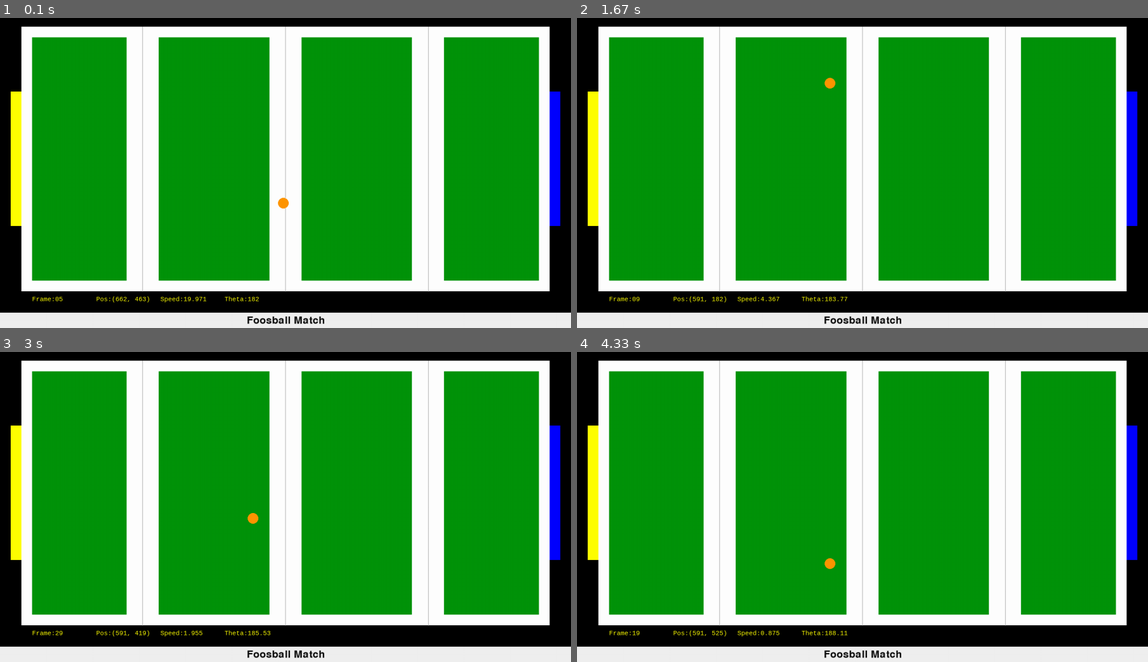
Above: before the commit, frames 1-4 (two rows, left to right).
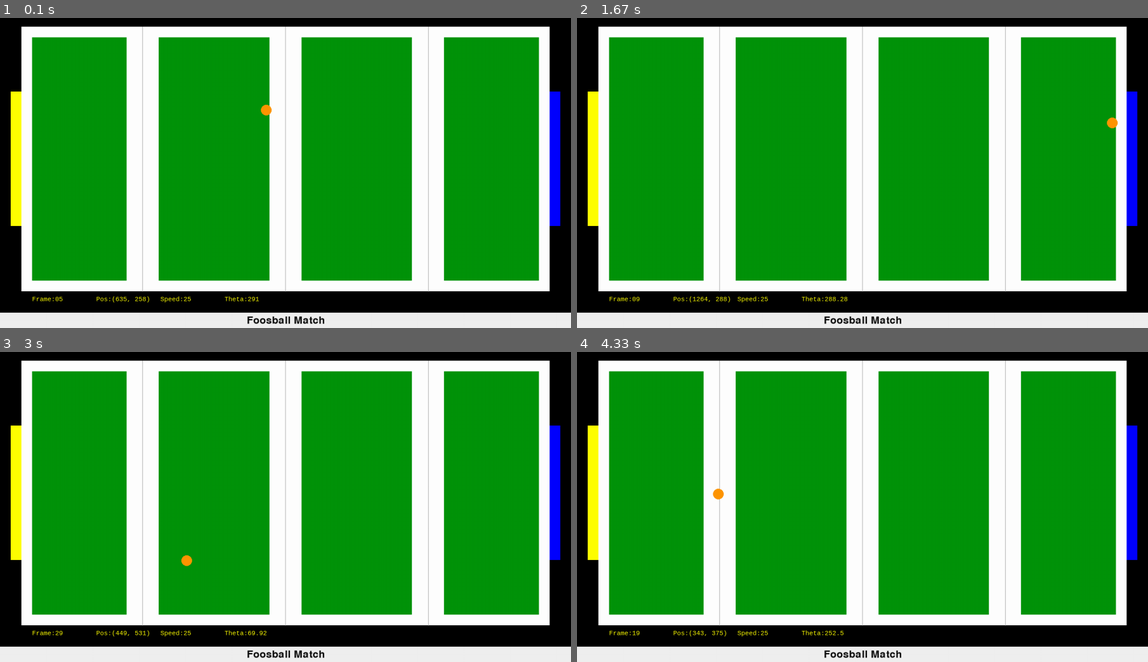
Above: after the commit, the same moments.

Repository: GreatAlexander/Games
Game: pygame game, started from GemTrap/Foosball/main.py
Two runs of this game, one before a commit and one after it. Both use one fixed random seed, a clock stepped at 60 frames per second and the inputs below.
Inputs:
- Up to frame 1 (0.1 s): no input
- Up to frame 2 (1.67 s): no input
- Up to frame 3 (3 s): no input
- Up to frame 4 (4.33 s): no input

The runs differ from the first frame. In frame 1, 0.2% of the frame differs, in the area x 20-51%, y 27-92%; in frame 2, 0.2%; in frame 3, 0.2%, in the area x 20-48%, y 51-92%; in frame 4, 0.2%.

Commit message:
Refactored foosball. Mostly done.

Diff:
--- a/GemTrap/Foosball/main.py
+++ b/GemTrap/Foosball/main.py
@@ -55,29 +55,29 @@
 	# Constant Values
 FPS = 30			# Frames per second
 RField = (2370, 1140)	# Green Field
-RWallwidth = 100		# Wall width in mm
+R_WALL_WIDTH = 100		# Wall width in mm
 RTapewidth = 50		# Line width in mm
 RGoalwidth = 630		# Goal width in mm
 RGoaldepth = 50		# Goal depth in mm
 RBallsize = 50		# Ball diameter in mm
 
-RPitch = (RField[0]+2*(RWallwidth+RTapewidth), RField[1]+2*(RWallwidth+RTapewidth))	# X, Y in mm
+RPitch = (RField[0]+2*(R_WALL_WIDTH+RTapewidth), RField[1]+2*(R_WALL_WIDTH+RTapewidth))	# X, Y in mm
 Rdx = 2			# To fit on screen
 Rdy = 2
 Fntsize = 36
-Pitch = (RPitch[0]/Rdx, (RPitch[1]/Rdy))
+PITCH = (RPitch[0]/Rdx, (RPitch[1]/Rdy))
 Field = ((RField[0]+RTapewidth)/Rdx, ((RField[1]+RTapewidth)/Rdy))
-Wallwidth = RWallwidth / Rdx
+WALL_WIDTH = R_WALL_WIDTH / Rdx
 Tapewidth = RTapewidth / Rdx
 Goalwidth = RGoalwidth / Rdy
 Goaldepth = RGoaldepth / Rdx
-Ballsize = RBallsize / Rdx
-Ballradius = Ballsize / 2
-Center = (Pitch[0]/2, Pitch[1]/2)
-Res = (Pitch[0], Pitch[1] + Fntsize)		# Window Resolution
+BALL_SIZE = RBallsize / Rdx
+BALL_RADIUS = BALL_SIZE / 2
+CENTRE = (PITCH[0]/2, PITCH[1]/2)
+Res = (PITCH[0], PITCH[1] + Fntsize)		# Window Resolution
 Xres = Res[0]
 Yres = Res[1]
-Edge = Wallwidth + Tapewidth
+Edge = WALL_WIDTH + Tapewidth
 Linewidth = 3 * Tapewidth
 GRASS = (0, 148, 10)		# Field Colour
 WALL = (0, 0, 0)			# Wall Colour
@@ -88,9 +88,11 @@
 YELLOW = (255, 255, 0)
 BLUE = (0, 0, 255)
 ORANGE = (255, 140, 0)
-Frict = 0.99
-CFrict = 0.75			# Collision Friction
-Margin = 1
+TABLE_FRICTION = 1
+COLLISION_FRICTION = 1			# Collision TABLE_FRICTIONion
+MARGIN = 1
+
+TITLE_TEXT = 'Foosball Match'
 #==============================================================================
 
 	#TODO Implement Character Object properties
@@ -99,45 +101,39 @@
 
 class Ball(pygame.sprite.Sprite):
 	"""Sprite for ball on the pitch"""
-	def __init__(self, posx = Center[0]-Ballradius, posy = Center[1]-Ballradius):
+	def __init__(self, posx = CENTRE[0]-BALL_RADIUS, posy = CENTRE[1]-BALL_RADIUS):
 		pygame.sprite.Sprite.__init__(self) #call Sprite initializer
-		#self.image = pygame.Surface([Ballsize, Ballsize])
+		#self.image = pygame.Surface([BALL_SIZE, BALL_SIZE])
 		#self.image.fill(ORANGE)
 		self.image, self.rect = load_image('ball.png', -1)
 		self.image = pygame.transform.scale(self.image, (25, 25))
-		self.rect = self.image.get_rect()
+		#self.rect = self.image.get_rect()
 
 		#screen = pygame.display.get_surface()
 		#self.area = screen.get_rect()
-		self.pitch = pygame.Rect(Wallwidth, Wallwidth, Field[0], Field[1])
-		self.pitch.center = Center
-		#self.area = (Pitch[0], Pitch[1])
+		self.pitch = pygame.Rect(WALL_WIDTH, WALL_WIDTH, Field[0], Field[1])
+		self.pitch.center = CENTRE
+		#self.area = (PITCH[0], PITCH[1])
 		#self.posx = 1000
 		#self.posy = 1000
 		self.rect.topleft = (posx, posy)
 		self.speed = 0
 		self.orientation = 0
-		self.cnt = 0
+		self.count = 0
 		#self.touching = 0
 
 
-	def update(self, dirxy, pushspeed, pushorient, bnc = 0, mv = 0, psh = 0):
-		"Move Hero character based on key presses or change appearance"
-		#pos = pygame.mouse.get_pos()
-		#self.rect.midtop = pos
-		#if self.punching:
-			#self.rect.move_ip(5, 10)
-		#if self.dying:
-		#	self._dying()
-		#else:
-		if bnc == 1:
+	def update(self, dirxy, pushSpeed, pushOrient, bounce = 0, move = 0, push = 0):
+		'''Update ball position.
+		'''
+		if bounce == 1:
 			self._bounce()
-		elif mv == 1:
+		elif move == 1:
 			self._move(dirxy)
-		elif psh == 1:
-			self._push(pushspeed, pushorient)
-
-		self._newpos()
+		elif push == 1:
+			self._push(pushSpeed, pushOrient)
+
+		self._updatePosition()
 
 #	def calcangle(oldpos, newpos):
 #		"Calculate angle from 2 x,y cordinates"
@@ -153,123 +149,132 @@
 #			yneg = 1
 #			ydif = abs(ydif)
 
-
-
-
-	def _newpos(self):
-		"Update speed of ball"
-		currpos = np.matrix(self.rect.center)
-		mean = 0
-		dev = 1
-		if self.cnt >= 15  and self.speed != 0:
-			rand = np.random.normal(mean, dev)
-			self.cnt = 0
-		else:
-			rand = 0
-		self.cnt = self.cnt + 1
-		self.orientation = self.orientation + rand
-		#xy = [1, -1]
-		if self.orientation <= 0:
-			self.orientation = 359
-		elif self.orientation >= 360:
-			self.orientation = 1
+	def _updatePosition(self):
+		"Update speed and position of ball."
+		self.changeDirectionSlightlyAfterNSteps(15)
+		xymod, xy = self.computeDynamics()
+
+		self.getNextPosition(xymod)
+		if self.hasHitWall():
+			self.bounceOffWall(xy)
+
+		self.getNextPosition(xymod)
+		if self.hasHitWall():
+			self.moveBallWithinPitch()
+
+		move = self.nextPosition.tolist()
+		self.rect.center = move[0]
+
+		self.slowDownDueToTABLE_FRICTIONion()
+		self.stopIfSlowEnough(0.8)
+
+	def changeDirectionSlightlyAfterNSteps(self, steps):
+		self.count += 1
+		if self.count >= steps  and self.speed != 0:
+			self.count = 0
+			self.orientation +=  np.random.normal(0, 1)
+
+	def computeDynamics(self):
+		angle = self.orientation % 90
+		xmod = self.speed * np.sin(np.deg2rad(angle))
+		ymod = self.speed * np.cos(np.deg2rad(angle))
+		xy = self.getXY()
+		return np.matrix((xmod*xy[0], ymod*xy[1])), xy
+
+	def getXY(self):
+		self.orientation %= 360
 		if self.orientation >= 0 and self.orientation < 90:
-			angle = self.orientation
-			xy = [1, -1]
-			xmod = self.speed * np.sin(np.deg2rad(angle))
-			ymod = self.speed * np.cos(np.deg2rad(angle))
-
+			return [1, -1]
 		elif self.orientation >= 90 and self.orientation < 180:
-			angle = self.orientation - 90
-			xy = [1, 1]
-			xmod = self.speed * np.cos(np.deg2rad(angle))
-			ymod = self.speed * np.sin(np.deg2rad(angle))
-
+			return [1, 1]
 		elif self.orientation >= 180 and self.orientation < 270:
-			angle = self.orientation - 180
-			xy = [-1, 1]
-			xmod = self.speed * np.sin(np.deg2rad(angle))
-			ymod = self.speed * np.cos(np.deg2rad(angle))
-
+			return [-1, 1]
 		elif self.orientation >= 270 and self.orientation <= 360:
-			angle = self.orientation - 270
-			xy = [-1, -1]
-			xmod = self.speed * np.cos(np.deg2rad(angle))
-			ymod = self.speed * np.sin(np.deg2rad(angle))
-
-#		xmod = self.speed * np.sin(np.deg2rad(angle))
-#		ymod = self.speed * np.cos(np.deg2rad(angle))
-		xymod = np.matrix((xmod*xy[0], ymod*xy[1]))
-		#self.nextpos = currpos + xymod +
-		self.nextpos = currpos + xymod
-
-		if self.nextpos[0, 0] < self.pitch.left or \
-		self.nextpos[0, 0] > self.pitch.right:
+			return [-1, -1]
+
+	def getNextPosition(self, xymod):
+		currentPosition = np.matrix(self.rect.center)
+		self.nextPosition = currentPosition + xymod
+
+	def hasHitWall(self):
+		return self.hasGoneOffField()
+
+	def hasGoneOffField(self):
+		return self.hasGoneOffFieldSide() or self.hasGoneOffFieldTopOrBottom()
+
+	def hasGoneOffFieldSide(self):
+		return self.hasGoneOffFieldLeft() or self.hasGoneOffFieldRight()
+
+	def hasGoneOffFieldLeft(self):
+		return self.nextPosition[0, 0] < self.pitch.left
+
+	def hasGoneOffFieldRight(self):
+		return self.nextPosition[0, 0] > self.pitch.right
+
+	def hasGoneOffFieldTopOrBottom(self):
+		return self.hasGoneOffFieldTop() or self.hasGoneOffFieldBottom()
+
+	def hasGoneOffFieldTop(self):
+		return self.nextPosition[0, 1] < self.pitch.top
+
+	def hasGoneOffFieldBottom(self):
+		return self.nextPosition[0, 1] > self.pitch.bottom
+
+	def bounceOffWall(self, xy):
+		if self.hasGoneOffFieldSide():
 			self.orientation = 360 - self.orientation
-			self.speed = self.speed * CFrict
-#			if xy[0] == 1:
-#				self.orientation = 180 - self.orientation
-#			elif xy[1] == -1:
-#				self.orientation = 540 - self.orientation
-		if self.nextpos[0, 1] < self.pitch.top or \
-		self.nextpos[0, 1] > self.pitch.bottom:
-			self.speed = self.speed * CFrict
+		elif self.hasGoneOffFieldTopOrBottom():
 			if xy[0] == 1:
 				self.orientation = 180 - self.orientation
 			elif xy[0] == -1:
 				self.orientation = 540 - self.orientation
-
-		self.nextpos = currpos + xymod
-
-		if self.nextpos[0, 0] < self.pitch.left:
-			self.nextpos[0, 0] = self.pitch.left + Margin
-		if self.nextpos[0, 0] > self.pitch.right:
-			self.nextpos[0, 0] = self.pitch.right - Margin
-		if self.nextpos[0, 1] < self.pitch.top:
-			self.nextpos[0, 1] = self.pitch.top + Margin
-		if self.nextpos[0, 1] > self.pitch.bottom:
-			self.nextpos[0, 1] = self.pitch.bottom - Margin
-
-		move = self.nextpos.tolist()
+		self.speed *= COLLISION_FRICTION
+
+	def moveBallWithinPitch(self):
+		if self.hasGoneOffFieldLeft():
+			self.nextPosition[0, 0] = self.pitch.left + MARGIN
+		elif self.hasGoneOffFieldRight():
+			self.nextPosition[0, 0] = self.pitch.right - MARGIN
+		elif self.hasGoneOffFieldTop():
+			self.nextPosition[0, 1] = self.pitch.top + MARGIN
+		elif self.hasGoneOffFieldBottom():
+			self.nextPosition[0, 1] = self.pitch.bottom - MARGIN
+
+	def slowDownDueToTABLE_FRICTIONion(self):
+		self.speed *= TABLE_FRICTION
+
+	def stopIfSlowEnough(self, threshold):
+		if self.speed <= threshold:
+			self.speed = 0
+
+	def _move(self, dirxy):
+		'''Update position of the ball
+		'''
+		currentPosition = np.matrix(self.rect.center)
+		xymat = np.matrix(dirxy)
+		self.nextPosition = currentPosition + xymat * self.speed
+		if not self.hasGoneOffField():
+			move = self.nextPosition.tolist()
+			self.rect.center = move[0]
+
+	def _bounce(self, xymat = np.matrix((1, 1))):
+		'''Update position of the ball
+		'''
+		self.getNextPosition(xymat*self.speed)
+
+		if self.hasGoneOffFieldSide():
+			xymat[0, 0] *= -1
+		if self.hasGoneOffFieldTopOrBottom():
+			xymat[0, 1] *= -1
+
+		self.getNextPosition(xymat*self.speed)
+		move = self.nextPosition.tolist()
 		self.rect.center = move[0]
 
-		self.speed = self.speed * Frict
-		if self.speed <= 0.8:
-			self.speed = 0
-
-	def _move(self, dirxy):
-		"Update position of the ball"
-		#currpos = self.rect.move((self.move, 0))
-		currpos = np.matrix(self.rect.center)
-		xymat = np.matrix(dirxy)
-		self.nextpos = currpos + xymat * self.speed
-		#walls = (Wallwidth, Wallwidth)
-		if self.nextpos[0, 0] > self.pitch.left and \
-		self.nextpos[0, 0] < self.pitch.right and \
-		self.nextpos[0, 1] > self.pitch.top and \
-		self.nextpos[0, 1] < self.pitch.bottom:
-			move = self.nextpos.tolist()
-			self.rect.center = move[0]
-
-	def _bounce(self, xymat = np.matrix((1, 1))):
-		"Update position of the ball"
-		#currpos = self.rect.move((self.move, 0))
-		currpos = np.matrix(self.rect.center)
-
-		self.nextpos = currpos + xymat * self.speed
-		if self.nextpos[0, 0] < self.pitch.left or \
-		self.nextpos[0, 0] > self.pitch.right:
-			xymat[0, 0] = xymat[0, 0] * -1
-		if self.nextpos[0, 1] < self.pitch.top or \
-		self.nextpos[0, 1] > self.pitch.bottom:
-			xymat[0, 1] = xymat[0, 1] * -1
-		self.nextpos = currpos + xymat * self.speed
-		move = self.nextpos.tolist()
-		self.rect.center = move[0]
-
-	def _push(self, sp, theta):
-		"Updates position of the ball given speed and orientation"
-		self.speed = sp
+	def _push(self, speed, theta):
+		'''Updates position of the ball given speed and orientation
+		'''
+		self.speed = speed
 		self.orientation = theta
 
 
@@ -305,15 +310,15 @@
 #
 #	def _move(self, dirxy):
 #		"Update position of the ball"
-#		#currpos = self.rect.move((self.move, 0))
-#		currpos = np.matrix(self.rect.center)
+#		#currentPosition = self.rect.move((self.move, 0))
+#		currentPosition = np.matrix(self.rect.center)
 #		xymat = np.matrix(dirxy)
-#		nextpos = currpos + xymat * self.speed
-#		if nextpos[0, 0] > self.area.left and \
-#		nextpos[0, 0] < self.area.right and \
-#		nextpos[0, 1] > self.area.top and \
-#		nextpos[0, 1] < self.area.bottom:
-#			move = nextpos.tolist()
+#		nextPosition = currentPosition + xymat * self.speed
+#		if nextPosition[0, 0] > self.area.left and \
+#		nextPosition[0, 0] < self.area.right and \
+#		nextPosition[0, 1] > self.area.top and \
+#		nextPosition[0, 1] < self.area.bottom:
+#			move = nextPosition.tolist()
 #			self.rect.center = move[0]
 #
 #	def _dying(self):
@@ -345,33 +350,28 @@
 
 
 #  fpsClock = pygame.time.Clock()
-
-
-
-def main():
-	"""this function is called when the program starts. It initializes everything it needs, then runs in a loop until the function returns."""
-
-	# Initialize Everything
+def initializeEverything():
 	pygame.init()
 	screen = pygame.display.set_mode((Res), 0)
-	pygame.display.set_caption('Foosball Match')
+	pygame.display.set_caption(TITLE_TEXT)
 	pygame.mouse.set_visible(1)
-
-	# self.gamestate = 1  # 1 - run, 0 - exit
-
-	# Create Background
-	#TODO Implement Full (Tiled/Object) Background
+	return screen
+
+def drawBackground(screen):
 	background = pygame.Surface(screen.get_size())
 	background = background.convert()
 	background.fill(WALL)
-	outlinebox = pygame.Rect(Wallwidth, Wallwidth, Pitch[0] - 2*Wallwidth, Pitch[1] - 2*Wallwidth)
-	pitchbox = pygame.Rect(Edge, Edge, Pitch[0] - 2*Edge, Pitch[1] - 2*Edge)
-	titlebox = pygame.Rect(0, Pitch[1], Xres, Yres)
-	line1box = pygame.Rect(Pitch[0]*1/4-Linewidth/2, Wallwidth, Linewidth, Pitch[1]-2*Wallwidth)
-	line2box = pygame.Rect(Pitch[0]*2/4-Linewidth/2, Wallwidth, Linewidth, Pitch[1]-2*Wallwidth)
-	line3box = pygame.Rect(Pitch[0]*3/4-Linewidth/2, Wallwidth, Linewidth, Pitch[1]-2*Wallwidth)
-	goalyellow=pygame.Rect(Wallwidth/2, Pitch[1]/2 - Goalwidth/2, Goaldepth, Goalwidth)
-	goalblue=pygame.Rect(Pitch[0] - Wallwidth, Pitch[1]/2 - Goalwidth/2, Goaldepth, Goalwidth)
+	return background
+
+def drawPitch(background):
+	outlinebox = pygame.Rect(WALL_WIDTH, WALL_WIDTH, PITCH[0] - 2*WALL_WIDTH, PITCH[1] - 2*WALL_WIDTH)
+	pitchbox = pygame.Rect(Edge, Edge, PITCH[0] - 2*Edge, PITCH[1] - 2*Edge)
+	titlebox = pygame.Rect(0, PITCH[1], Xres, Yres)
+	line1box = pygame.Rect(PITCH[0]*1/4-Linewidth/2, WALL_WIDTH, Linewidth, PITCH[1]-2*WALL_WIDTH)
+	line2box = pygame.Rect(PITCH[0]*2/4-Linewidth/2, WALL_WIDTH, Linewidth, PITCH[1]-2*WALL_WIDTH)
+	line3box = pygame.Rect(PITCH[0]*3/4-Linewidth/2, WALL_WIDTH, Linewidth, PITCH[1]-2*WALL_WIDTH)
+	goalyellow=pygame.Rect(WALL_WIDTH/2, PITCH[1]/2 - Goalwidth/2, Goaldepth, Goalwidth)
+	goalblue=pygame.Rect(PITCH[0] - WALL_WIDTH, PITCH[1]/2 - Goalwidth/2, Goaldepth, Goalwidth)
 
 	pygame.draw.rect(background, TAPE, outlinebox, 0)
 	pygame.draw.rect(background, GRASS, pitchbox, 0)
@@ -381,22 +381,48 @@
 	pygame.draw.rect(background, TAPE, line3box, 0)
 	pygame.draw.rect(background, YELLOW, goalyellow, 0)
 	pygame.draw.rect(background, BLUE, goalblue, 0)
-	pygame.draw.line(background, LINE, (Pitch[0]*1/4, Wallwidth), (Pitch[0]*1/4, Pitch[1]-Wallwidth))
-	pygame.draw.line(background, LINE, (Pitch[0]*2/4, Wallwidth), (Pitch[0]*2/4, Pitch[1]-Wallwidth))
-	pygame.draw.line(background, LINE, (Pitch[0]*3/4, Wallwidth), (Pitch[0]*3/4, Pitch[1]-Wallwidth))
-
-	#pygame.draw.circle(background, ORANGE, (Center[0], Center[1]), Ballsize/2, 0)
-
-	#Put Text On The Background, Centered
+	pygame.draw.line(background, LINE, (PITCH[0]*1/4, WALL_WIDTH), (PITCH[0]*1/4, PITCH[1]-WALL_WIDTH))
+	pygame.draw.line(background, LINE, (PITCH[0]*2/4, WALL_WIDTH), (PITCH[0]*2/4, PITCH[1]-WALL_WIDTH))
+	pygame.draw.line(background, LINE, (PITCH[0]*3/4, WALL_WIDTH), (PITCH[0]*3/4, PITCH[1]-WALL_WIDTH))
+
+def centreTitleOnBackground(background):
 	if pygame.font:
 		font = pygame.font.Font(None, Fntsize)
-		text = font.render("Foosball Match", 1, TITLE)
+		text = font.render(TITLE_TEXT, 1, TITLE)
 		textpos = text.get_rect(centerx=Xres/2, centery=Yres - Fntsize/2)
 		background.blit(text, textpos)
 
-	#Display The Background
+def showFeatureOnScreen(screen, name, x, fr=None):
+	''' Show current frame on screen
+	'''
+	myfont = pygame.font.SysFont("monospace", 15)
+	if fr != None:
+		text = myfont.render(name + ':' + str(fr), 1, (255, 255, 0))
+		screen.blit(text, (x * 15, PITCH[1] - WALL_WIDTH + 10))
+	else:
+		text = myfont.render(name, 1, (255, 255, 0))
+		screen.blit(text, (x * 15, PITCH[1] - WALL_WIDTH + 10))
+
+def updateFeaturesOnScreen(screen, frame, ball):
+	showFeatureOnScreen(screen, 'Frame', 5, "%02d" % frame)
+	showFeatureOnScreen(screen, 'Pos', 15, ball.rect.center)
+	showFeatureOnScreen(screen, 'Speed', 25, np.around(ball.speed, 3))
+	showFeatureOnScreen(screen, 'Theta', 35, np.around(ball.orientation, 2))
+
+def drawEverything(screen, background, ballSprite):
 	screen.blit(background, (0, 0))
-	pygame.display.flip()
+	ballSprite.draw(screen)
+
+def main():
+	"""this function is called when the program starts. It initializes everything it needs, then runs in a loop until the function returns."""
+
+	screen = initializeEverything()
+	# self.gamestate = 1  # 1 - run, 0 - exit
+	#TODO Implement Full (Tiled/Object) Background
+	background = drawBackground(screen)
+	drawPitch(background)
+	#pygame.draw.circle(background, ORANGE, (CENTRE[0], CENTRE[1]), BALL_SIZE/2, 0)
+	centreTitleOnBackground(background)
 
 #Prepare Game Objects
 	clock = pygame.time.Clock()
@@ -405,7 +431,7 @@
 	#rock2 = Rock((200, 200))
 	#blob = Blob()
 	ball = Ball()
-	ballsprite = pygame.sprite.RenderPlain(ball)
+	ballSprite = pygame.sprite.RenderPlain(ball)
 	#herosprite = pygame.sprite.RenderPlain((hero))
 	#rocksprite = pygame.sprite.RenderPlain(rock1, rock2)
 	#allsprites = pygame.sprite.RenderPlain((hero, rock, tree, gem, blob))
@@ -450,7 +476,7 @@
 	#self.boyspeed = 1
 	#self.boywait = 4
 	#self.boyxoff, boyyoff = boyImg.get_size()
-	#self.bmrg = 10				# Boy Margin on edge of screen
+	#self.bmrg = 10				# Boy MARGIN on edge of screen
 
 
 	# Randomizing Gem & Tree locations
@@ -477,24 +503,17 @@
 
 	#self.loop()
 
-	def fpsshow(name, x, fr=None):
-		''' Show current frame on screen '''
-		myfont = pygame.font.SysFont("monospace", 15)
-		if fr != None:
-			text = myfont.render(name + ':' + str(fr), 1, (255, 255, 0))
-			screen.blit(text, (x * 15, Pitch[1] - Wallwidth + 10))
-		else:
-			text = myfont.render(name, 1, (255, 255, 0))
-			screen.blit(text, (x * 15, Pitch[1] - Wallwidth + 10))
-
 	#def game_exit(self):
 		#exit()
 	dirxy = [0, 0]
-	once = 1
-	bnc = 0
-	mv = 0
-	psh = 1
+	bounce = 0
+	move = 0
+	push = 1
 	going = True
+
+	pushSpeed = np.random.randint(10, 26)
+	pushOrient = np.random.randint(0, 360)
+
 	while going:			# Main game loop
 		clock.tick(60)
 		## GEMS UPDATE
@@ -530,7 +549,7 @@
 #				if keys[K_DOWN]:
 #					dirxy[1] = dirxy[1] + 1
 
-		#if ball.nextpos
+		#if ball.nextPosition
 
 		#self.surface.blit(boyImg, (boyx, boyy))
 	#
@@ -621,27 +640,17 @@
 
 		#herosprite.update(dirxy)
 		#rocksprite.update()
-		if once == 1:
-			once = 0
-			pushspeed = np.random.randint(10, 26)
-			pushorient = np.random.randint(0, 360)
-
-		ballsprite.update(dirxy, pushspeed, pushorient, bnc, mv, psh)
-
-		if psh == 1:
-			psh = 0
+
+		ballSprite.update(dirxy, pushSpeed, pushOrient, bounce, move, push)
+		push = 0
 
 		#Draw Everything
-		screen.blit(background, (0, 0))
-		ballsprite.draw(screen)
+		drawEverything(screen, background, ballSprite)
 		#rocksprite.draw(screen)
 		#herosprite.draw(screen)
 
 		frame += 1
-		fpsshow('Frame', 5, "%02d" % frame)
-		fpsshow('Pos', 15, ball.rect.center)
-		fpsshow('Speed', 25, np.around(ball.speed, 3))
-		fpsshow('Theta', 35, np.around(ball.orientation, 2))
+		updateFeaturesOnScreen(screen, frame, ball)
 
 		if frame == 30:
 			frame = 0
